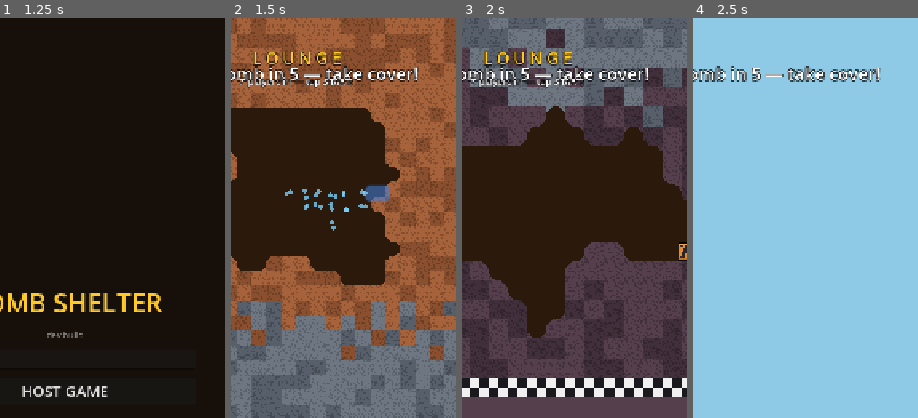
Above: before the commit, frames 1-4 (left to right).
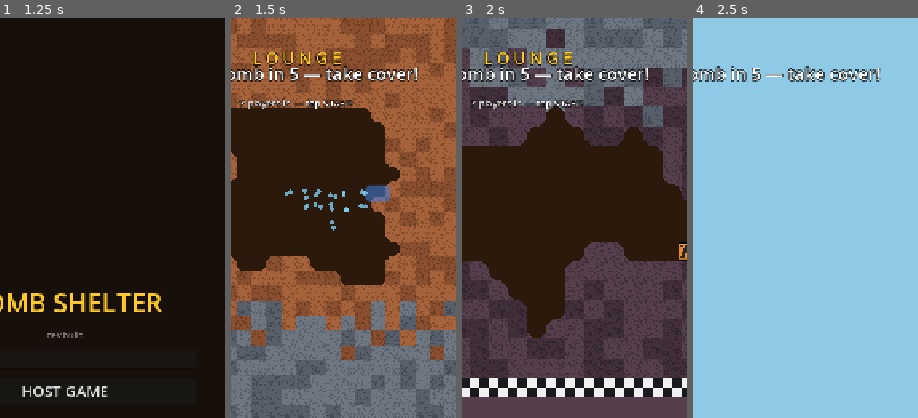
Above: after the commit, the same moments.

Repository: uchy4/dummy
Game: Godot game, scene res://scenes/menu.tscn
The game is run twice, just before and just after one commit, with the same random seed, the same clock (stepped at 60 frames per second) and the same inputs.
Inputs (mouse positions are % of the whole screen's width and height, from its top left):
- Up to frame 1 (1.25 s): click (40, 54) at 0.52 s; type "12" at 0.6 s
- Up to frame 2 (1.5 s): click "HOST GAME" at 1.25 s
- Up to frame 3 (2 s): no input
- Up to frame 4 (2.5 s): click "START GAME" at 2 s
The pictures show only the part of the screen within x 36-86%, y 0-50%; the shares and areas given below are measured in that part.

Frame 1 is identical in both runs. In frame 2, 1.4% of the frame differs, in the area x 3-55%, y 14-23%; in frame 3, 1.2%; in frame 4, nothing differs.

Commit message:
Online rooms open automatically on host; code shown in the lounge
The join-by-code stall: the relay accepts guests into rooms with no
host bound (they pipe to nobody), and the host only opened its room
when the Quick Settings QR panel was tapped — so a typed code usually
pointed at an empty room and the client sat on 'connecting to …'.

- Hosting now calls NetHub.start_relay() immediately (idempotent, so
  the code survives rematches; skipped in CI smoke)
- the lounge banner shows ONLINE ROOM CODE: XXXXX for everyone to read
- the joining client shows 'connecting to room CODE…' and, if the room
  is open but hostless for 4s, says so instead of hanging silently.

Co-Authored-By: Claude Fable 5 <noreply@anthropic.com>
Claude-Session: https://claude.ai/code/session_01QSJudmCHT44WHN37u3ZpBk

Diff:
--- a/bomb-shelter/scripts/client_main.gd
+++ b/bomb-shelter/scripts/client_main.gd
@@ -29,6 +29,7 @@
 var _snap_dt := 0.033
 var _last_snap_ms := 0
 var _sent_j := false
+var _wait_t := 0.0
 var _sent_k := false
 
 
@@ -71,6 +72,10 @@
 				ws.send_text(JSON.stringify({
 					"t": "join", "n": Settings.join_name, "c": "#ff8f2e",
 				}))
+			if _last_snap_ms == 0:
+				_wait_t += delta
+				if _wait_t > 4.0:
+					_status.text = "room is empty — ask the host to HOST GAME (code stays the same)"
 			while ws.get_available_packet_count() > 0:
 				var msg: Variant = JSON.parse_string(ws.get_packet().get_string_from_utf8())
 				if msg is Dictionary:
--- a/bomb-shelter/scripts/hud.gd
+++ b/bomb-shelter/scripts/hud.gd
@@ -23,6 +23,7 @@
 var _touch := false
 var _lobby_box: VBoxContainer
 var _lobby_label: Label
+var _lobby_code: Label
 var _lobby_btn: Button
 var _upd_btn: Button
 
@@ -550,6 +551,13 @@
 		title.add_theme_constant_override(&"outline_size", 6)
 		title.horizontal_alignment = HORIZONTAL_ALIGNMENT_CENTER
 		_lobby_box.add_child(title)
+		_lobby_code = Label.new()
+		_lobby_code.horizontal_alignment = HORIZONTAL_ALIGNMENT_CENTER
+		_lobby_code.add_theme_font_size_override(&"font_size", 19)
+		_lobby_code.add_theme_color_override(&"font_color", Color("9ccc65"))
+		_lobby_code.add_theme_color_override(&"font_outline_color", Color.BLACK)
+		_lobby_code.add_theme_constant_override(&"outline_size", 5)
+		_lobby_box.add_child(_lobby_code)
 		_lobby_label = Label.new()
 		_lobby_label.horizontal_alignment = HORIZONTAL_ALIGNMENT_CENTER
 		_lobby_label.add_theme_font_size_override(&"font_size", 15)
@@ -591,6 +599,8 @@
 		_lobby_btn.grow_vertical = Control.GROW_DIRECTION_BEGIN
 		_lobby_btn.position.y -= 148.0
 		add_child(_lobby_box)
+	_lobby_code.text = ("ONLINE ROOM CODE: %s" % NetHub.relay_code) \
+		if not NetHub.relay_code.is_empty() else ""
 	var ready_to_go := count >= need
 	_lobby_btn.disabled = not ready_to_go
 	_lobby_label.text = ("%d players in — tap START!" % count) if ready_to_go \
--- a/bomb-shelter/scripts/main.gd
+++ b/bomb-shelter/scripts/main.gd
@@ -55,6 +55,8 @@
 	# everything inside World freezes.
 	process_mode = Node.PROCESS_MODE_ALWAYS
 	NetHub.advertising = true  # hosting: discoverable on the local network
+	if OS.get_environment("BOMB_SHELTER_SMOKE") != "1":
+		NetHub.start_relay()  # open the internet room right away (idempotent)
 	# CI smoke forces the touch path so gesture/button code errors surface
 	# headless — a real touchscreen isn't available on the runner.
 	touch = DisplayServer.is_touchscreen_available() \
--- a/bomb-shelter/scripts/menu.gd
+++ b/bomb-shelter/scripts/menu.gd
@@ -231,6 +231,7 @@
 		_code_edit.placeholder_text = "relay not deployed"
 		return
 	Settings.join_url = "wss://%s/join/%s" % [NetHub.RELAY_HOST, code]
+	Settings.join_ip = "room " + code  # display only; join_url connects
 	Settings.join_name = _name_edit.text.strip_edges()
 	if Settings.join_name.is_empty():
 		Settings.join_name = "Guest"
